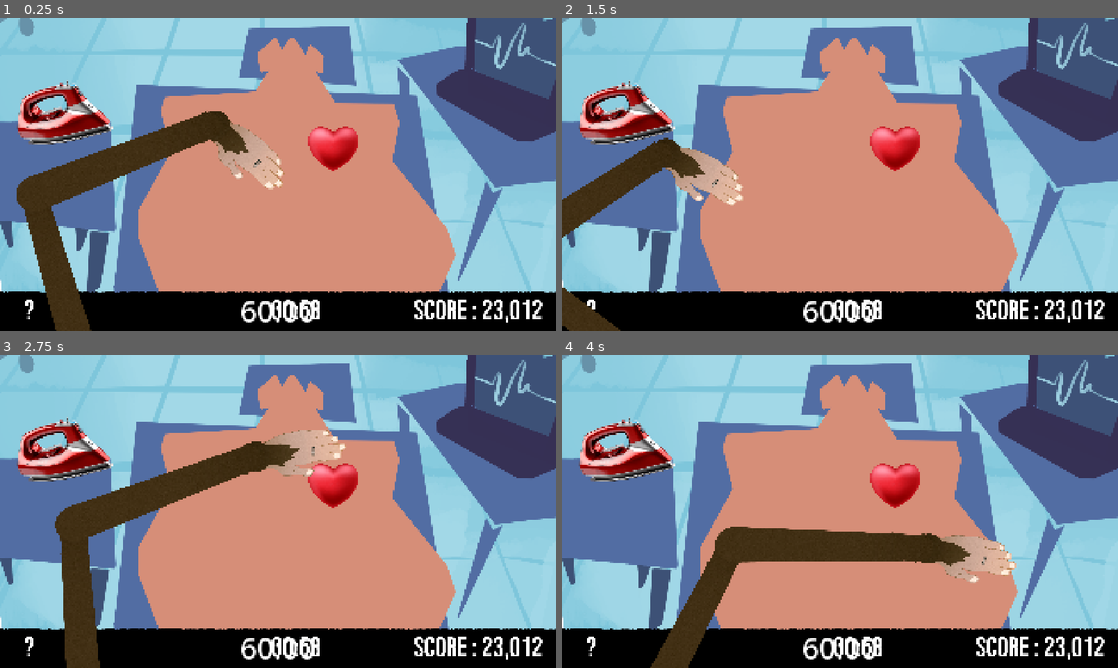
Above: before the commit, frames 1-4 (two rows, left to right).
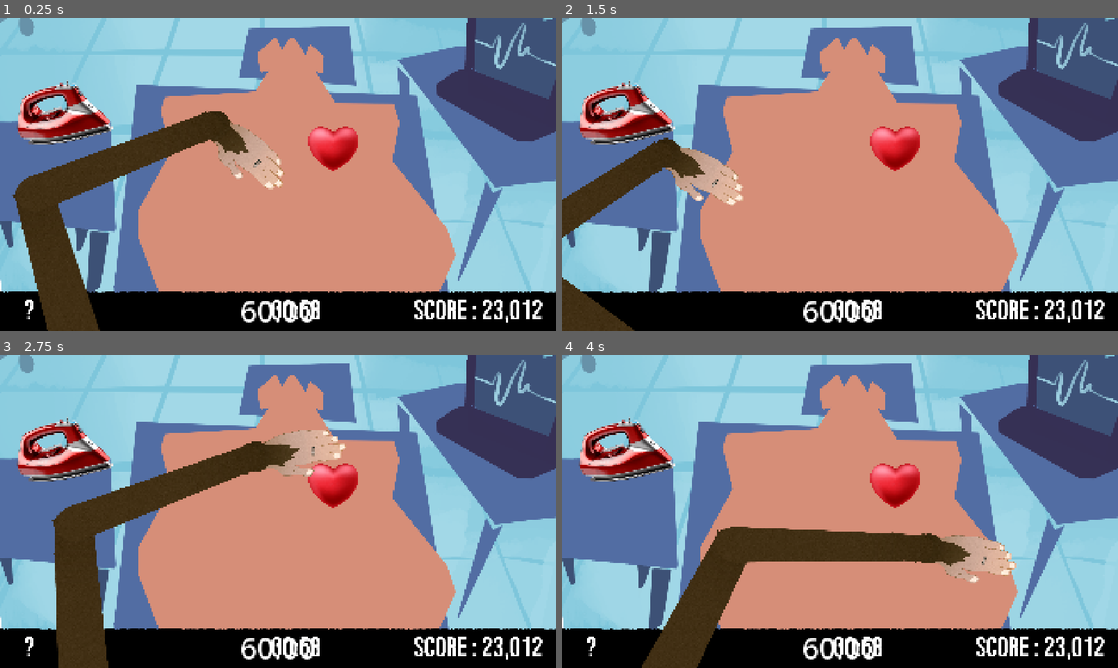
Above: after the commit, the same moments.

Repository: NathouneOne/GameJam_0226
Game: Godot game, scene res://Scenes/Game/game.tscn
Same seed, same stepped clock (60 frames per second), same inputs: the game is played once before the commit and once after it. This scene is started directly instead of the project's main scene. The engine's default icon, where the game draws it, is replaced by a stand-in: a white triangle on a blue panel in a dark square.
Inputs (mouse positions are in pixels of both pictures, inside the frame that each line leads up to):
- Up to frame 1 (0.25 s): no input
- Up to frame 2 (1.5 s): move the mouse to (962, 158) at 0.52 s; press the mouse at (962, 158) at 0.53 s; tap Enter at 1.25 s; move the mouse to (728, 190) at 1.27 s; release the mouse at (728, 190) at 1.28 s; click (728, 190) at 1.35 s
- Up to frame 3 (2.75 s): move the mouse to (333, 442) at 2.02 s; press the mouse at (333, 442) at 2.03 s
- Up to frame 4 (4 s): tap Space at 2.75 s; move the mouse to (812, 574) at 2.77 s; release the mouse at (812, 574) at 2.78 s; click (812, 574) at 2.85 s; tap Enter at 3.5 s; move the mouse to (1006, 558) at 3.52 s; press the mouse at (1006, 558) at 3.53 s

The runs differ from the first frame. In frame 1, 1.2% of the frame differs, in the area x 2-18%, y 54-100%; in frame 2, 0.4%; in frame 3, 1.2%, in the area x 9-20%, y 50-100%; in frame 4, 1.1%.

Commit message:
--wip-- [skip ci]

Diff:
--- a/game-jam-0226/Scenes/Components/flash_feedback/flash_feedback.gd
+++ b/game-jam-0226/Scenes/Components/flash_feedback/flash_feedback.gd
@@ -1,3 +1,4 @@
+@tool
 extends Node
 class_name FlashFeedback
 
@@ -28,10 +29,16 @@
 	_status_label.position = label_offset
 	_status_label.z_index = 20
 	_status_label.add_theme_font_size_override("font_size", label_font_size)
-	get_parent().add_child(_status_label)
+	get_parent().add_child.call_deferred(_status_label)
+
+
+@export_tool_button("Flash ok", "Callable") var _flash_ok: Callable = Callable(self, "flash_ok")
 
 func flash_ok() -> void:
 	_flash(true)
+
+
+@export_tool_button("Flash not ok", "Callable") var _flash_not_ok: Callable = Callable(self, "flash_not_ok")
 
 func flash_not_ok() -> void:
 	_flash(false)
--- a/game-jam-0226/Scenes/Defibrilateur/coeur.gd
+++ b/game-jam-0226/Scenes/Defibrilateur/coeur.gd
@@ -1,13 +1,14 @@
 extends Node2D
+class_name Heart
 
 @onready var interactive: Interactive = $Interactive
 @onready var flash_feedback: FlashFeedback = $FlashFeedback
 
 func _ready() -> void:
-	add_to_group(&"heart_targets")
 	interactive.interacted.connect(_on_interacted)
 
 func _on_interacted(_interactive: Interactive, useable: Useable, _hand: Node2D) -> void:
+	print("COEUR INTERACTED")
 	var is_ok: bool = false
 	if useable != null:
 		var source: Node = useable.get_parent()
--- a/game-jam-0226/Scenes/Defibrilateur/coeur.tscn
+++ b/game-jam-0226/Scenes/Defibrilateur/coeur.tscn
@@ -8,7 +8,7 @@
 [sub_resource type="CircleShape2D" id="CircleShape2D_kipf4"]
 radius = 73.63978
 
-[node name="Coeur" type="Node2D" unique_id=1087108802 groups=["heart_targets"]]
+[node name="Coeur" type="Node2D" unique_id=1087108802]
 script = ExtResource("2_tk7i2")
 
 [node name="Sprite2D" type="Sprite2D" parent="." unique_id=1135916521]
@@ -21,6 +21,6 @@
 scale = Vector2(1.1726507, 1.2918111)
 shape = SubResource("CircleShape2D_kipf4")
 
-[node name="FlashFeedback" parent="." instance=ExtResource("4_u7e1w")]
+[node name="FlashFeedback" parent="." unique_id=822112174 instance=ExtResource("4_u7e1w")]
 label_offset = Vector2(-70, -120)
 label_font_size = 40
--- a/game-jam-0226/Scenes/Defibrilateur/defibrilateur.gd
+++ b/game-jam-0226/Scenes/Defibrilateur/defibrilateur.gd
@@ -12,11 +12,13 @@
 	useable.use_finished.connect(_on_use_finished)
 
 func _on_used(_useable: Useable, _hand: Node2D) -> void:
+	print("defibrilateur _on_used")
 	_used_on_heart = false
 
 func _on_used_on(_useable: Useable, interactive: Interactive, _hand: Node2D) -> void:
+	print("defibrilateur _on_used_on")
 	var target: Node = interactive.get_parent()
-	if target.is_in_group(&"heart_targets"):
+	if target is Heart:
 		_used_on_heart = true
 
 func _on_use_finished(_useable: Useable, _hand: Node2D, _has_interacted: bool) -> void:
--- a/game-jam-0226/Scenes/Defibrilateur/defibrilateur.tscn
+++ b/game-jam-0226/Scenes/Defibrilateur/defibrilateur.tscn
@@ -10,7 +10,7 @@
 radius = 71.26518
 height = 288.80115
 
-[node name="Defibrilateur" type="Node2D" unique_id=94439545 groups=["defibrillator_tools"]]
+[node name="Defibrilateur" type="Node2D" unique_id=94439545]
 script = ExtResource("4_6s5y0")
 
 [node name="Sprite2D" type="Sprite2D" parent="." unique_id=1736825338]
@@ -33,6 +33,4 @@
 rotation = 1.2980806
 shape = SubResource("CapsuleShape2D_4xhnb")
 
-[node name="FlashFeedback" parent="." instance=ExtResource("5_fkq31")]
-label_offset = Vector2(-65, -160)
-label_font_size = 44
+[node name="FlashFeedback" parent="." unique_id=2095426776 instance=ExtResource("5_fkq31")]
--- a/game-jam-0226/Scenes/Game/game.tscn
+++ b/game-jam-0226/Scenes/Game/game.tscn
@@ -78,10 +78,10 @@
 
 [node name="Polygon2D" type="Polygon2D" parent="Background" unique_id=1200949737]
 
-[node name="Defibrilateur" parent="." unique_id=94439545 instance=ExtResource("3_qikps")]
+[node name="Defibrilateur" parent="." unique_id=94439545 groups=["defibrillator_tools"] instance=ExtResource("3_qikps")]
 position = Vector2(213, 329)
 script = null
 
-[node name="Coeur" parent="." unique_id=1087108802 instance=ExtResource("4_ciybh")]
+[node name="Coeur" parent="." unique_id=1087108802 groups=["heart_targets"] instance=ExtResource("4_ciybh")]
 position = Vector2(1151, 451)
 script = null
--- a/game-jam-0226/Scenes/hand/arm.tscn
+++ b/game-jam-0226/Scenes/hand/arm.tscn
@@ -58,7 +58,7 @@
 
 [node name="Sprite2D" type="Sprite2D" parent="arm0" unique_id=125526545]
 position = Vector2(-1.3007263, -1.0000037)
-scale = Vector2(0.53122354, 0.49111214)
+scale = Vector2(0.53122354, 0.7310171)
 texture = ExtResource("3_dw7dj")
 offset = Vector2(754.6502, 5.9028745)
 
--- a/game-jam-0226/Scenes/hand/hand.gd
+++ b/game-jam-0226/Scenes/hand/hand.gd
@@ -8,7 +8,6 @@
 var useable_component: Useable = null
 
 @onready var area_2d: Area2D = $Area2D
-
 
 func _ready() -> void:
 	%LeftArm.closed = false;
